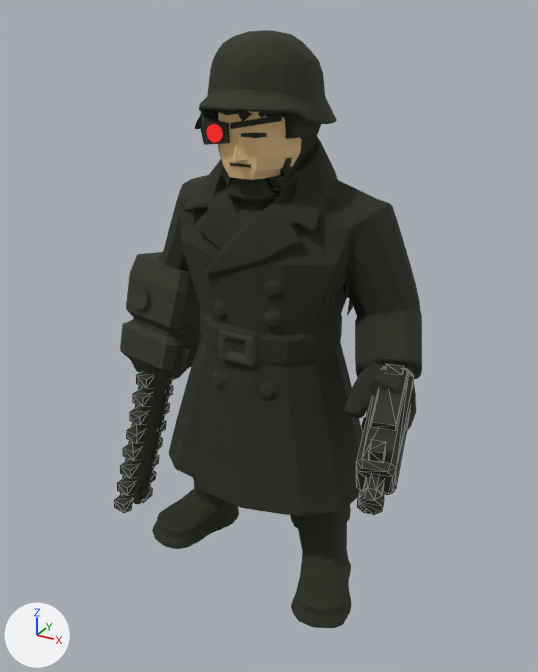
A saved change to the glTF model assets/models/units/infantry.glb.
Camera for both pictures: a 50 mm camera at (1.104, -1.917, 1.855) aimed at (0.139, -0.162, 0.978). The lights are fixed; the arrows at lower left show +X, +Y and +Z. The first picture is the older version. Mesh edges are drawn as thin lines on the coarser meshes. Where no turn or scale is listed for an object, it has been applied to the vertices.

Names of what the first picture shows: 'chainsaw_rig', 'chainsaw_teeth_rig', 'infantry_cyborg_rig', 'pistol_rig' and 1 more.
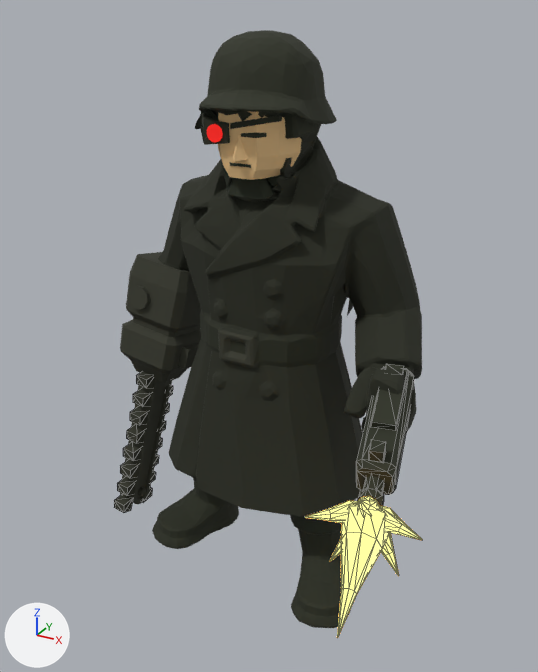
Changed parts and their boxes (x1, y1, x2, y2) in the pictures (538 x 672 px):
'Muzzle flash', added: after (305, 496, 422, 638)

The change, as a diff of the scene's bpy script:
```diff
--- a/assets/models/units/infantry.glb.py
+++ b/assets/models/units/infantry.glb.py
@@ mat_muzzle_flash @@
+mat_muzzle_flash = principled_material('Muzzle flash')
+mat_muzzle_flash.base_color = (0.0, 0.0, 0.0)  # black #000000
+mat_muzzle_flash.emission_color = (1.0, 0.52, 0.1)  # orange #ffbf59
+mat_muzzle_flash.emission_strength = 3.5
@@ me_muzzle_flash @@
+me_muzzle_flash.from_pydata(...)  # 200 vertices, 376 faces; spans x -0.118..0.158, y -0.339..0.01, z -0.146..0.111
+me_muzzle_flash.materials.append(mat_muzzle_flash)  # black #000000, glowing orange #ffbf59
@@ ob_muzzle_flash @@
+ob_muzzle_flash = bpy.data.objects.new('Muzzle flash', me_muzzle_flash)
+ob_muzzle_flash.location = (0.588, -0.45, 0.725)
```
